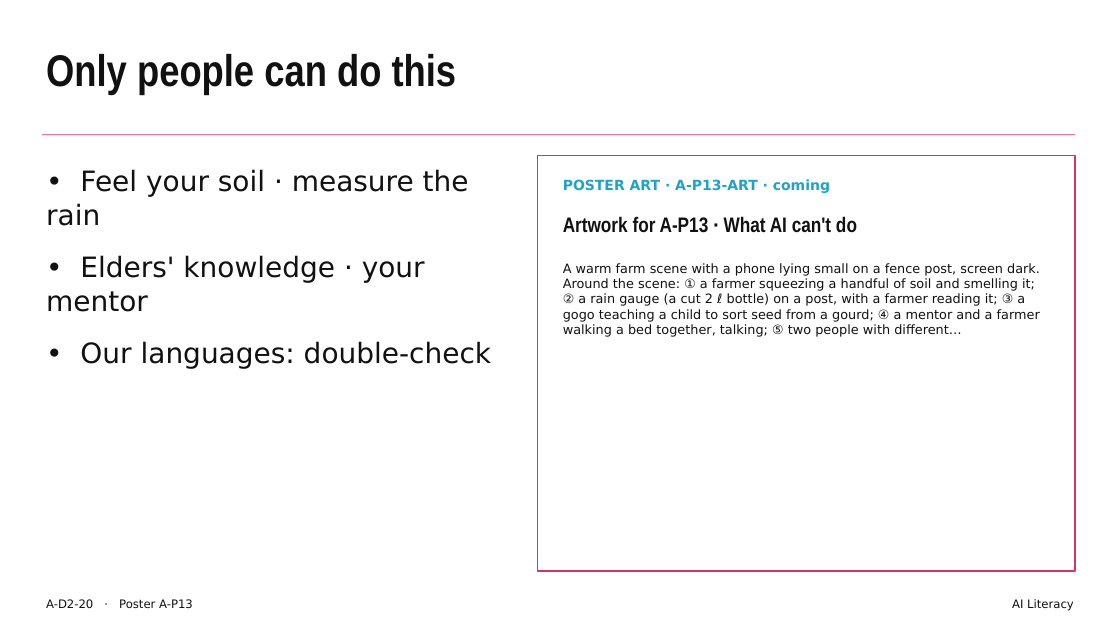
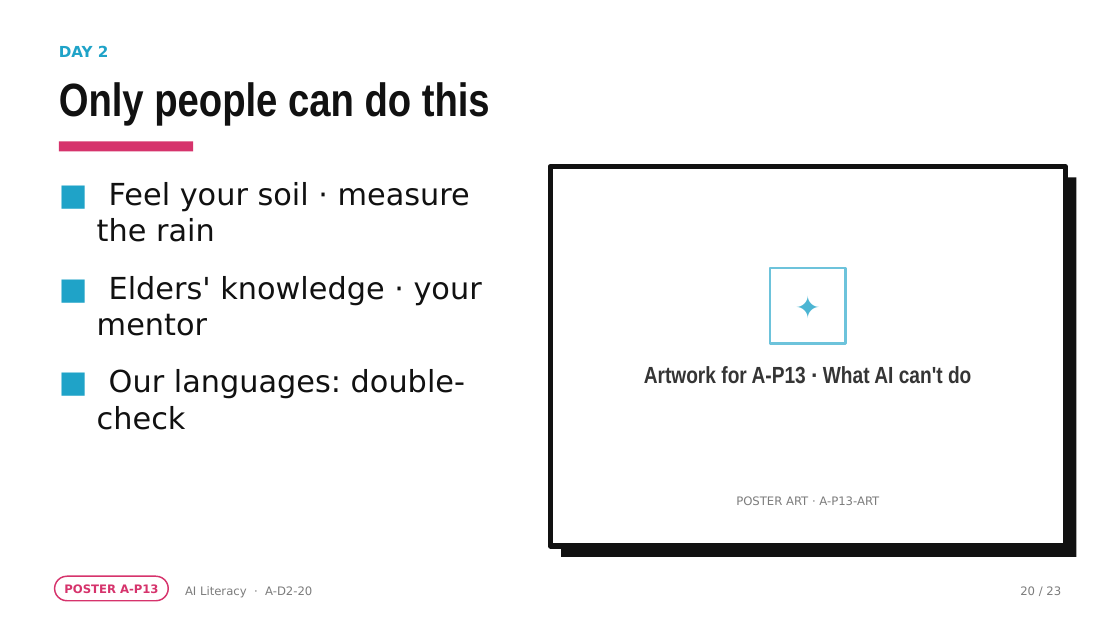
Before and after one commit to rorymclark-prog/ImbewuField, a slide deck: slide 20 of courses/build/ai-literacy/A-D2.pptx. Drawn at 1120x630 pixels with LibreOffice and Linux fonts; fonts in the diff are those of the drawing. Boxes give left, top, right and bottom in pixels: in the first picture for what was removed or moved away, otherwise in the second. Text is boxed around its words. In the diff, an @@ line names an element or a change of style, - is before the commit and + after.

```diff
--- a/courses/build/ai-literacy/A-D2.pptx
+++ b/courses/build/ai-literacy/A-D2.pptx
@@ text added at (x1=59, y1=45, x2=109, y2=57), 13 pt, text #1FA3C8, bold @@
+DAY 2
@@ text "Only people can do this" moved from (x1=46, y1=54, x2=457, y2=94) to (x1=59, y1=82, x2=490, y2=125) @@
@@ text "Only people can do this" at (x1=59, y1=82, x2=490, y2=125): size 38 to 40 pt; line spacing 1 to 0.95 @@
@@ rectangle removed at (x1=42, y1=134, x2=1075, y2=135) @@
@@ rectangle added at (x1=59, y1=141, x2=193, y2=151), fill #D6336C @@
@@ rectangle resized from (x1=538, y1=155, x2=1075, y2=571) to (x1=550, y1=166, x2=1065, y2=546) @@
@@ rectangle at (x1=550, y1=166, x2=1065, y2=546): outline #D6336C 1.25 pt to #111111 4.5 pt @@
@@ rectangle added at (x1=561, y1=177, x2=1076, y2=557), fill #111111 @@
@@ text at (x1=97, y1=182, x2=482, y2=430): text changed; size 24 to 26 pt @@
-• Feel your soil · measure the rain
-• Elders' knowledge · your mentor
-• Our languages: double-check
+■ Feel your soil · measure the rain
+■ Elders' knowledge · your mentor
+■ Our languages: double-check
@@ text removed at (x1=563, y1=263, x2=1040, y2=337) @@
-A warm farm scene with a phone lying small on a fence post, screen dark. Around the scene: ① a farmer squeezing a handful of soil and smelling it; ② a rain gauge (a cut 2 ℓ bottle) on a post, with a farmer reading it; ③ a gogo teaching a child to sort seed from a gourd; ④ a mentor and a farmer walking a bed together, talking; ⑤ two people with different…
@@ rectangle added at (x1=770, y1=268, x2=846, y2=344), outline #6DC3DB 2 pt @@
@@ text added at (x1=770, y1=268, x2=846, y2=344), 26 pt, text #4CB5D3 @@
+✦
@@ text "Artwork for A-P13 · What ..." moved from (x1=563, y1=216, x2=857, y2=233) to (x1=644, y1=366, x2=971, y2=384) @@
@@ text "Artwork for A-P13 · What ..." at (x1=644, y1=366, x2=971, y2=384): size 18 to 20 pt, text colour #111111 to #353535; alignment left to centre @@
@@ text at (x1=736, y1=496, x2=879, y2=505): text changed; size 12 to 10 pt; text colour #1FA3C8 to #7C7C7C; bold off @@
-POSTER ART · A-P13-ART · coming
+POSTER ART · A-P13-ART
@@ rounded rectangle added at (x1=55, y1=576, x2=168, y2=601), outline #D6336C 1.25 pt @@
@@ text added at (x1=64, y1=584, x2=159, y2=593), 10 pt, text #D6336C, bold @@
+POSTER A-P13
@@ text "AI Literacy · A-D2-20" at (x1=185, y1=586, x2=312, y2=598): vertical alignment top to middle @@
@@ text at (x1=185, y1=586, x2=312, y2=598): text changed; text colour #111111 to #7C7C7C @@
-A-D2-20 · Poster A-P13
+AI Literacy · A-D2-20
@@ text removed at (x1=1012, y1=599, x2=1074, y2=611) @@
-AI Literacy
@@ text added at (x1=1020, y1=586, x2=1061, y2=595), 10 pt, text #7C7C7C @@
+20 / 23
```
Also in this commit, not shown: 22 other slides changed, 49 other files.
